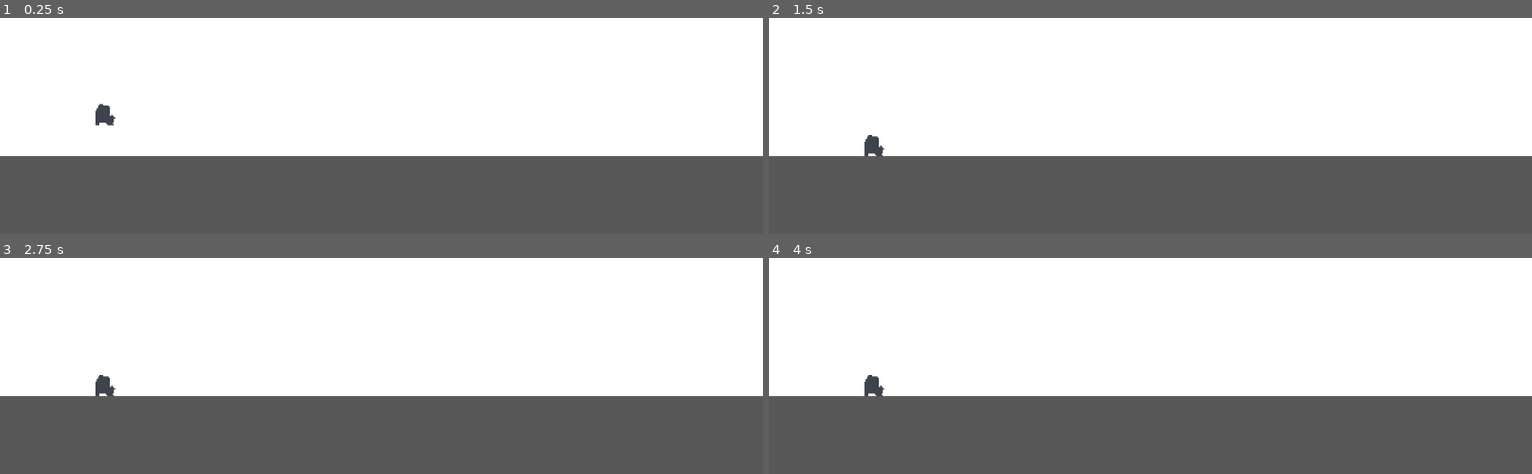
Above: before the commit, frames 1-4 (two rows, left to right).
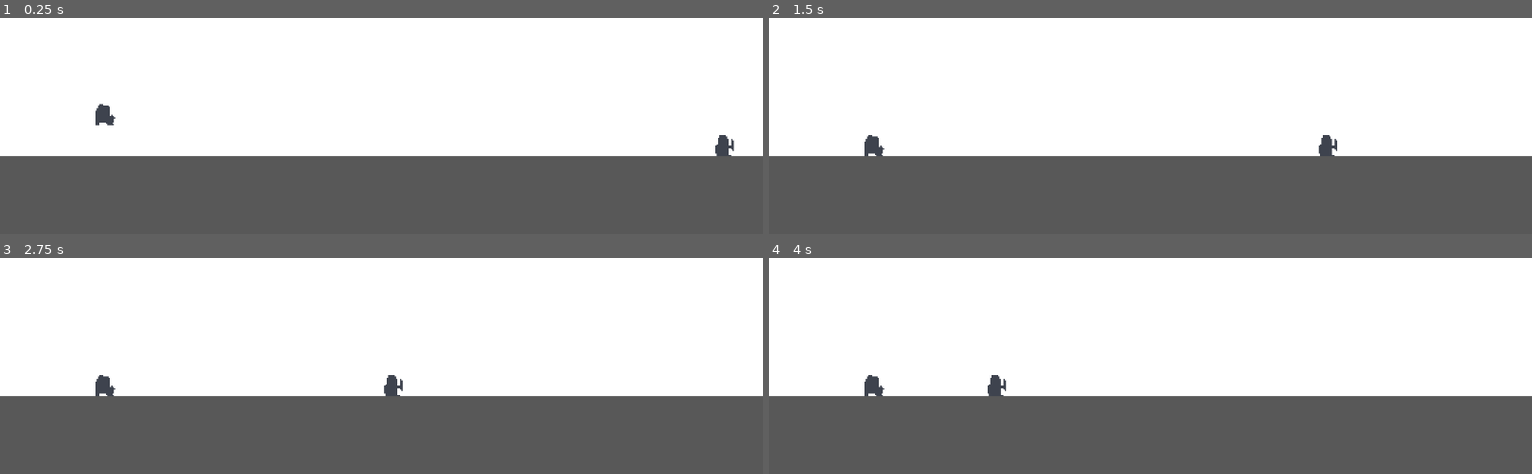
Above: after the commit, the same moments.

Repository: selar-owo/shittygametotestthings
Game: Godot game, scene res://scenes/main_scene.tscn
Same seed, same stepped clock (60 frames per second), same inputs: the game is played once before the commit and once after it.
Inputs:
- Up to frame 1 (0.25 s): no input
- Up to frame 2 (1.5 s): tap Enter (ui_accept) at 0.5, 0.77 s
- Up to frame 3 (2.75 s): tap Enter (ui_accept) at 1.52 s
- Up to frame 4 (4 s): tap Enter (ui_accept) at 3.02, 3.77 s

The runs differ from the first frame. In frame 1, 0.2% of the frame differs, in the area x 93-97%, y 54-64%; in frame 2, 0.2%; in frame 3, 0.2%; in frame 4, 0.2%, in the area x 28-32%, y 54-64%.

Commit message:
player die

Diff:
--- /dev/null
+++ b/KillComponent.gd
@@ -0,0 +1,11 @@
+extends Node2D
+
+
+# Called when the node enters the scene tree for the first time.
+func _ready():
+	pass # Replace with function body.
+
+
+# Called every frame. 'delta' is the elapsed time since the previous frame.
+func _process(delta):
+	pass
--- a/scenes/main_scene.tscn
+++ b/scenes/main_scene.tscn
@@ -1,6 +1,7 @@
-[gd_scene load_steps=3 format=3 uid="uid://cq3mxph1nyjlc"]
+[gd_scene load_steps=4 format=3 uid="uid://cq3mxph1nyjlc"]
 
 [ext_resource type="PackedScene" uid="uid://csqyajqi7kir6" path="res://scenes/player.tscn" id="1_5jyl2"]
+[ext_resource type="PackedScene" uid="uid://ct4338fyioi7h" path="res://scenes/objects/cactus.tscn" id="2_n40kg"]
 
 [sub_resource type="RectangleShape2D" id="RectangleShape2D_yjlbw"]
 size = Vector2(1272, 156)
@@ -29,6 +30,11 @@
 [node name="Player" parent="." instance=ExtResource("1_5jyl2")]
 position = Vector2(38, 488)
 
+[node name="Objects" type="Node2D" parent="."]
+
+[node name="Cactus" parent="Objects" instance=ExtResource("2_n40kg")]
+position = Vector2(530, 544)
+
 [node name="Camera2D" type="Camera2D" parent="."]
 position = Vector2(247, 449)
 zoom = Vector2(2, 2)
--- /dev/null
+++ b/scenes/objects/cactus.tscn
@@ -0,0 +1,23 @@
+[gd_scene load_steps=5 format=3 uid="uid://ct4338fyioi7h"]
+
+[ext_resource type="Texture2D" uid="uid://dvhxfd4b4anam" path="res://sprites/cactus.png" id="1_41bd3"]
+[ext_resource type="Script" path="res://scripts/cactus.gd" id="1_ho4un"]
+[ext_resource type="Script" path="res://scripts/KillBox.gd" id="2_hjubn"]
+
+[sub_resource type="RectangleShape2D" id="RectangleShape2D_voxb5"]
+size = Vector2(14, 16)
+
+[node name="Cactus" type="CharacterBody2D"]
+script = ExtResource("1_ho4un")
+
+[node name="Sprite2D" type="Sprite2D" parent="."]
+texture = ExtResource("1_41bd3")
+
+[node name="KillBox" type="Area2D" parent="."]
+script = ExtResource("2_hjubn")
+
+[node name="CollisionShape2D" type="CollisionShape2D" parent="KillBox"]
+position = Vector2(1, 0)
+shape = SubResource("RectangleShape2D_voxb5")
+
+[node name="KillComponent" type="Node2D" parent="."]
--- a/scenes/player.tscn
+++ b/scenes/player.tscn
@@ -1,9 +1,12 @@
-[gd_scene load_steps=4 format=3 uid="uid://csqyajqi7kir6"]
+[gd_scene load_steps=5 format=3 uid="uid://csqyajqi7kir6"]
 
 [ext_resource type="Script" path="res://scripts/Player.gd" id="1_gishr"]
 [ext_resource type="Texture2D" uid="uid://m46s1qk4blgi" path="res://sprites/Turtle.png" id="2_eaia1"]
 
 [sub_resource type="RectangleShape2D" id="RectangleShape2D_qom07"]
+size = Vector2(15, 16)
+
+[sub_resource type="RectangleShape2D" id="RectangleShape2D_qld0u"]
 size = Vector2(15, 16)
 
 [node name="Player" type="CharacterBody2D"]
@@ -18,3 +21,9 @@
 [node name="CollisionShape2D" type="CollisionShape2D" parent="."]
 position = Vector2(0.5, 0)
 shape = SubResource("RectangleShape2D_qom07")
+
+[node name="KillAreea" type="Area2D" parent="."]
+
+[node name="CollisionShape2D" type="CollisionShape2D" parent="KillAreea"]
+position = Vector2(0.5, 0)
+shape = SubResource("RectangleShape2D_qld0u")
--- /dev/null
+++ b/scripts/KillBox.gd
@@ -0,0 +1,7 @@
+extends Area2D
+
+func _ready():
+	self.connect("area_entered",func(area:Area2D):
+		if area.get_parent().has_method("kill"):
+			area.get_parent().kill()
+		)
--- a/scripts/Player.gd
+++ b/scripts/Player.gd
@@ -16,3 +16,6 @@
 		velocity.y = JUMP_VELOCITY
 
 	move_and_slide()
+
+func kill():
+	get_tree().quit()
--- /dev/null
+++ b/scripts/cactus.gd
@@ -0,0 +1,7 @@
+extends CharacterBody2D
+
+func _physics_process(delta):
+	velocity = Vector2.ZERO
+
+	velocity.x -= 100
+	move_and_slide()
